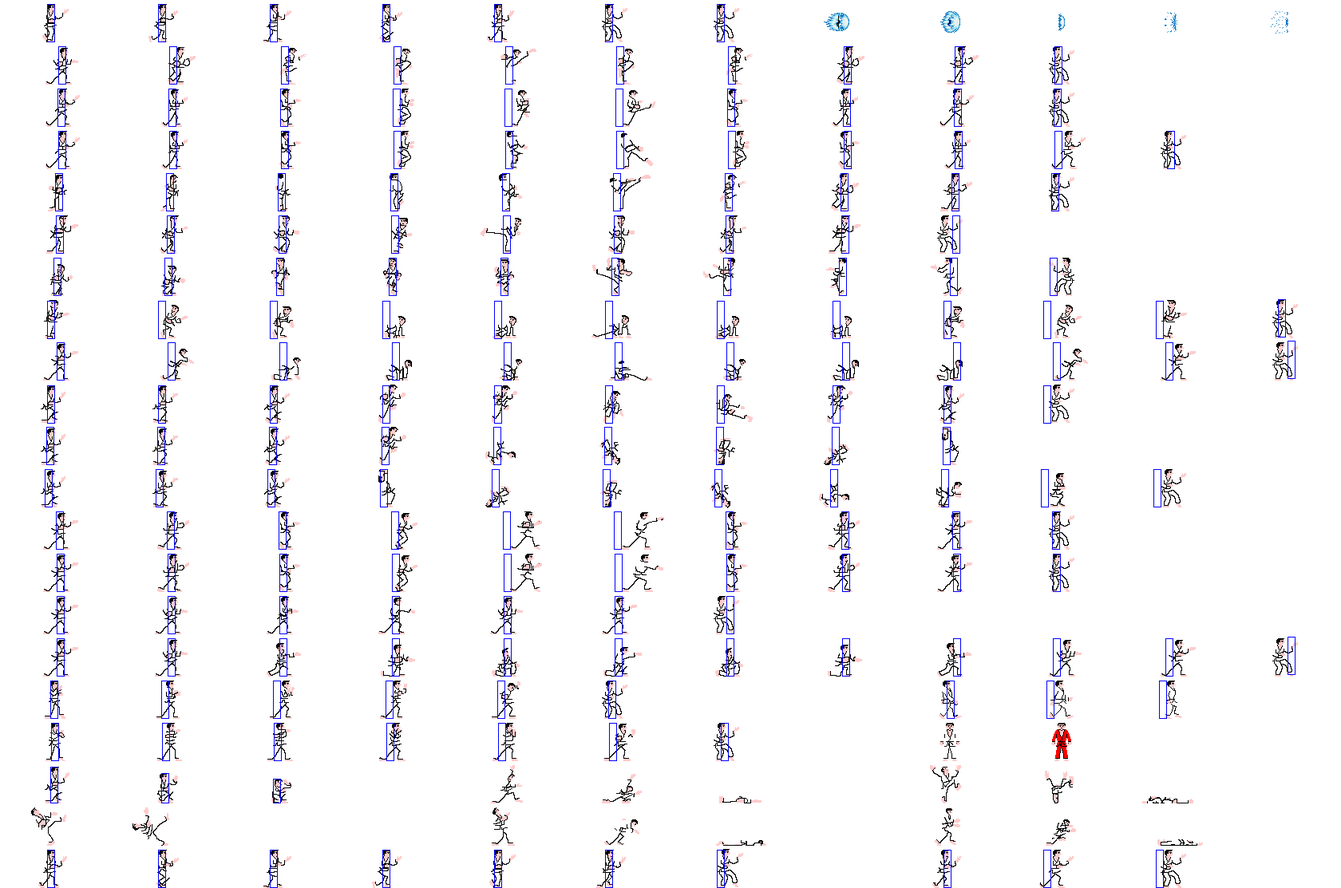
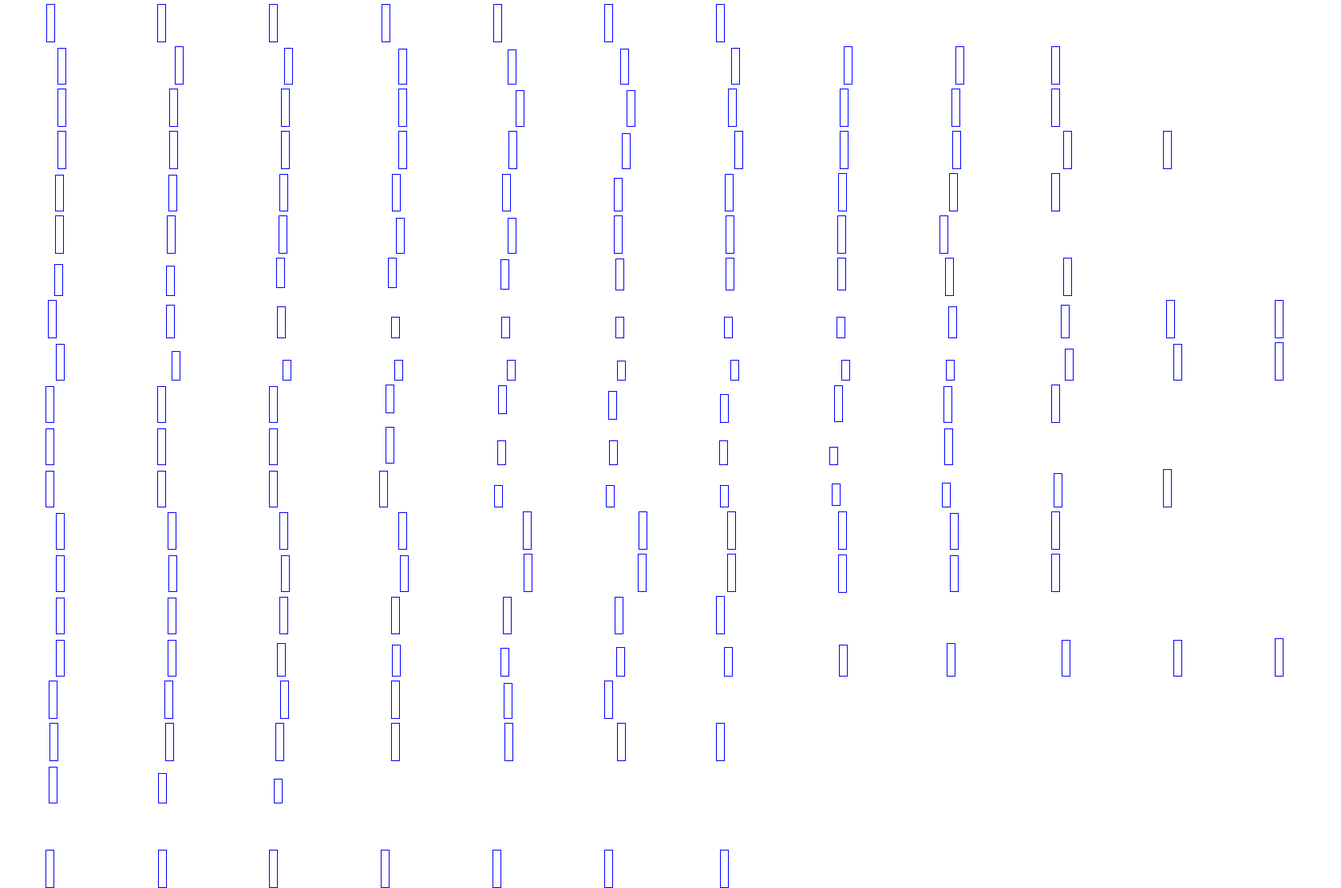
Revision of a layered 1341x888 image; what changed, layer by layer:
added layer "Body Collision" above "OLD_Body Collision" over [left=45, top=3, right=1284, bottom=888]
renamed "Body Collision" to "OLD_Body Collision", hid it, painted on it over [left=44, top=3, right=1296, bottom=888]
hid "Spritesheet", painted on it over [left=31, top=3, right=1298, bottom=888]
